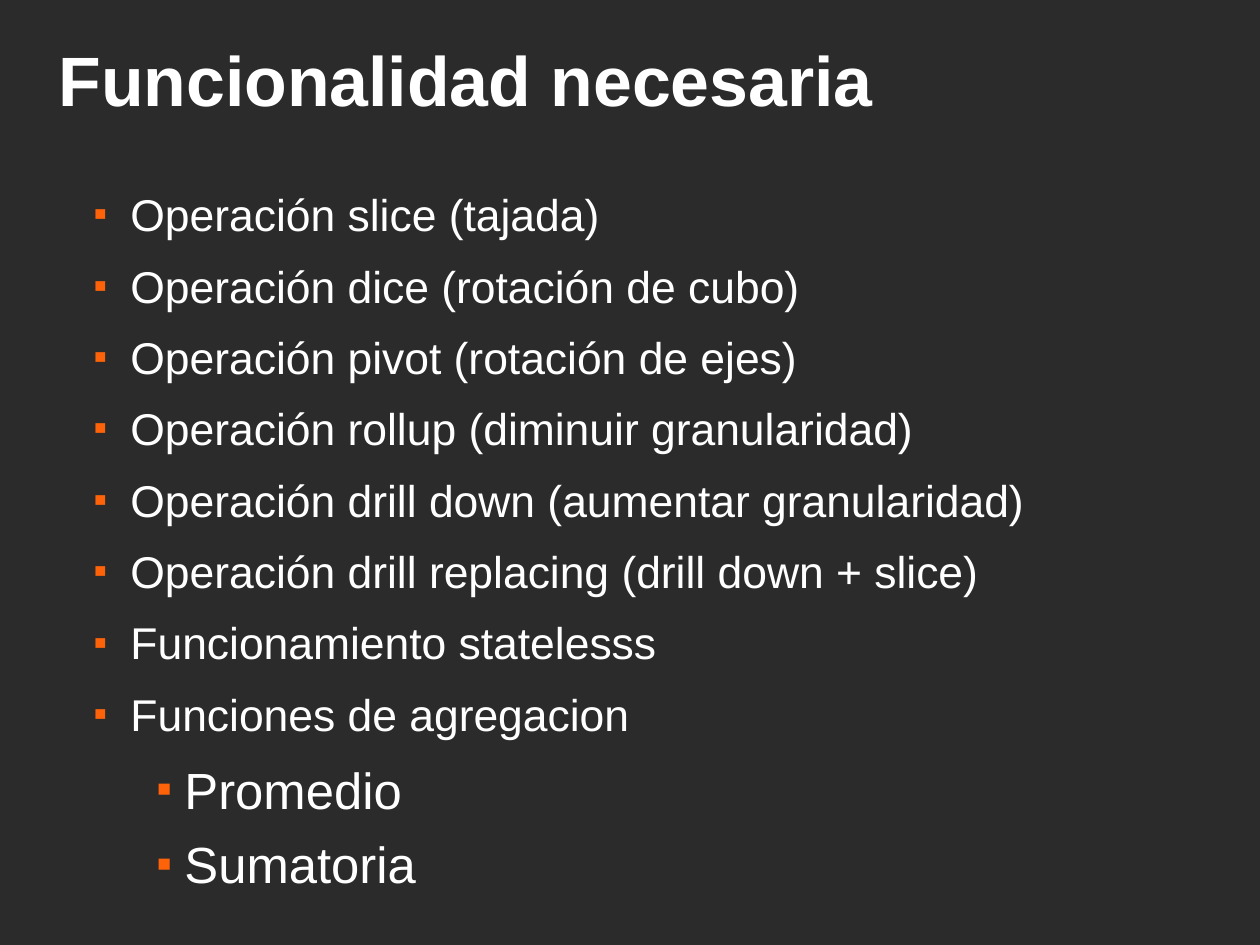
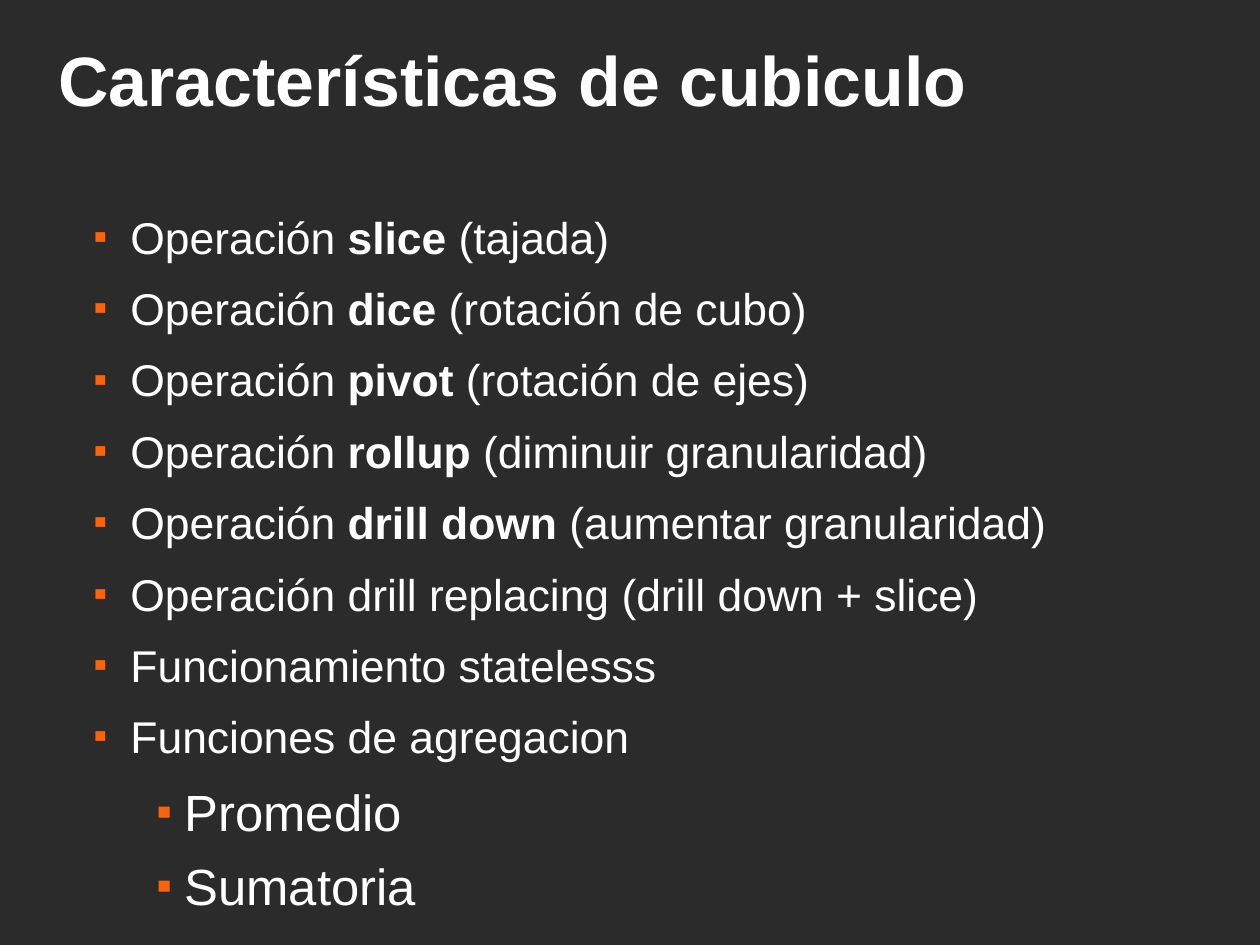
Before and after one commit to ervin45/proyectofinal, a slide deck: slide 29 of doc/material_para_la_catedra/presentacion_final/presentacion_final.odp (slide 28 before the commit). Drawn at 1260x945 pixels with LibreOffice and Linux fonts; fonts in the diff are those of the drawing; background and template pictures are left out; a plain dark background stands for a picture behind light text. Boxes give left, top, right and bottom in pixels: in the first picture for what was removed or moved away, otherwise in the second. Text is boxed around its words. In the diff, an @@ line names an element or a change of style, - is before the commit and + after.

```diff
--- a/doc/material_para_la_catedra/presentacion_final/presentacion_final.odp
+++ b/doc/material_para_la_catedra/presentacion_final/presentacion_final.odp
@@ title at [59, 54, 966, 107]: text changed @@
-Funcionalidad necesaria
+Características de cubiculo
@@ text "Operación slice (tajada)": place and size @@
-text "Operación slice (tajada)" at [130, 198, 1024, 810]
+text "Operación slice (tajada)" at [130, 221, 1046, 832]
@@ text at [130, 221, 1046, 548]: bold on in "slice", "dice", "pivot", "rollup" and 1 more places @@
```
Also in this commit, not shown: 21 other slides changed, 7 slides added, 5 slides removed, 2 other files.
